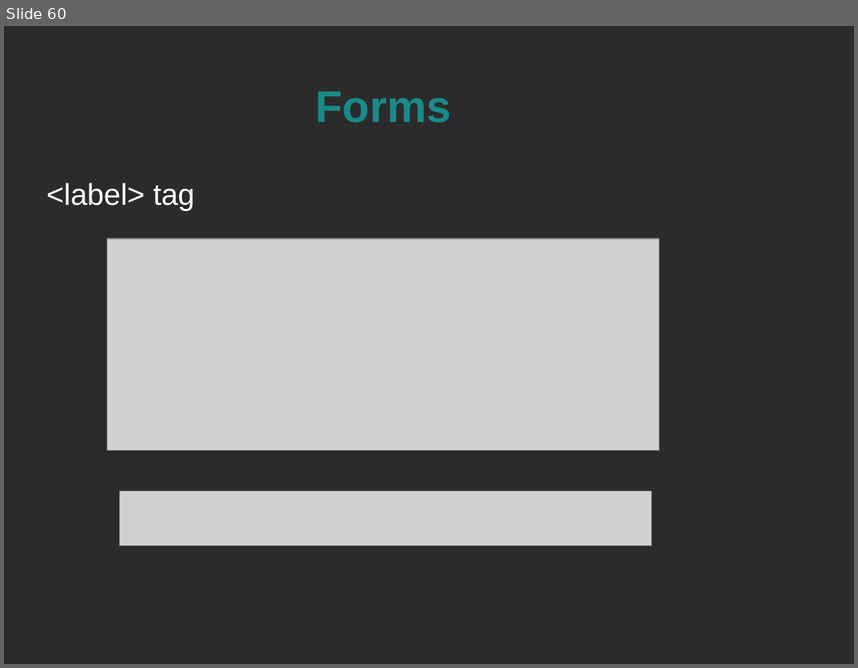
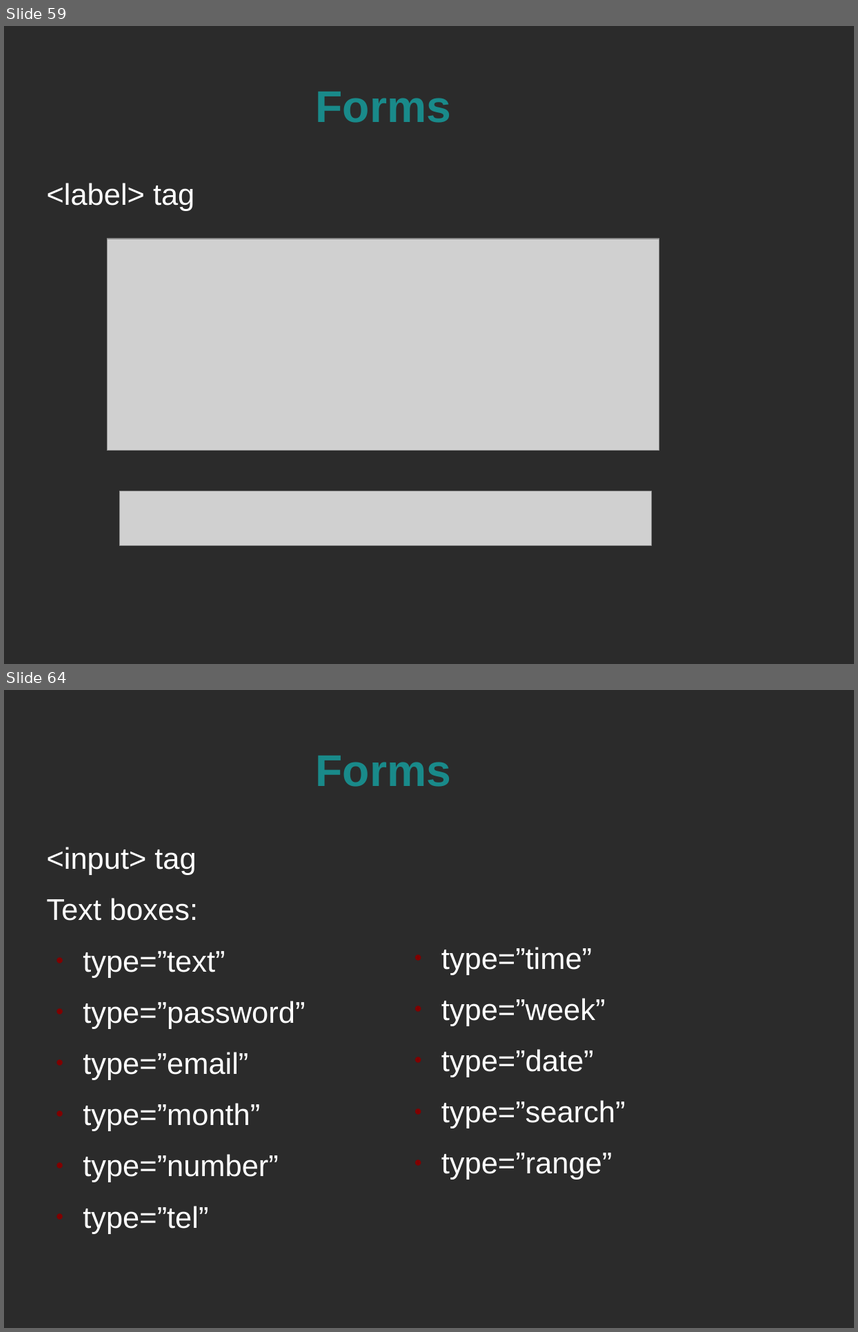
Before and after one commit to spellbindguy/Web-Development, a slide deck: Lectures/03 HTML/HTML.odp. Shown one above the other, each under a label of ours: slide 60 before the commit, slides 59 and 64 after it; the slides between them are not shown. The pictures are 858x668 and 858x1332 pixels, drawn with LibreOffice and Linux fonts; fonts in the diff are those of the drawing; grey boxes stand for pictures; background and template pictures are left out; a plain dark background stands for a picture behind light text. Boxes give left, top, right and bottom in pixels: in the first picture for what was removed or moved away, otherwise in the second. Text is boxed around its words. In the diff, an @@ line names an element or a change of style, - is before the commit and + after.

```diff
--- a/Lectures/03 HTML/HTML.odp
+++ b/Lectures/03 HTML/HTML.odp
@@ slide 64 added at [4,690,854,1328], background picture (left out) @@
@@ title added at [316,756,451,787], 41.4 pt, text #198A8A, bold @@
+Forms
@@ text added at [47,847,305,1234], 28 pt, text #FFFFFF @@
+<input> tag
+Text boxes:
+● type=”text”
+● type=”password”
+● type=”email”
+● type=”month”
+● type=”number”
+● type=”tel”
@@ text added at [441,947,626,1179], 28 pt, text #FFFFFF @@
+● type=”time”
+● type=”week”
+● type=”date”
+● type=”search”
+● type=”range”
@@ what was slide 60 is now slide 59 @@
```
Also in this commit, not shown: 5 slides changed, 20 other slides added, 4 slides removed, 1 other file.
